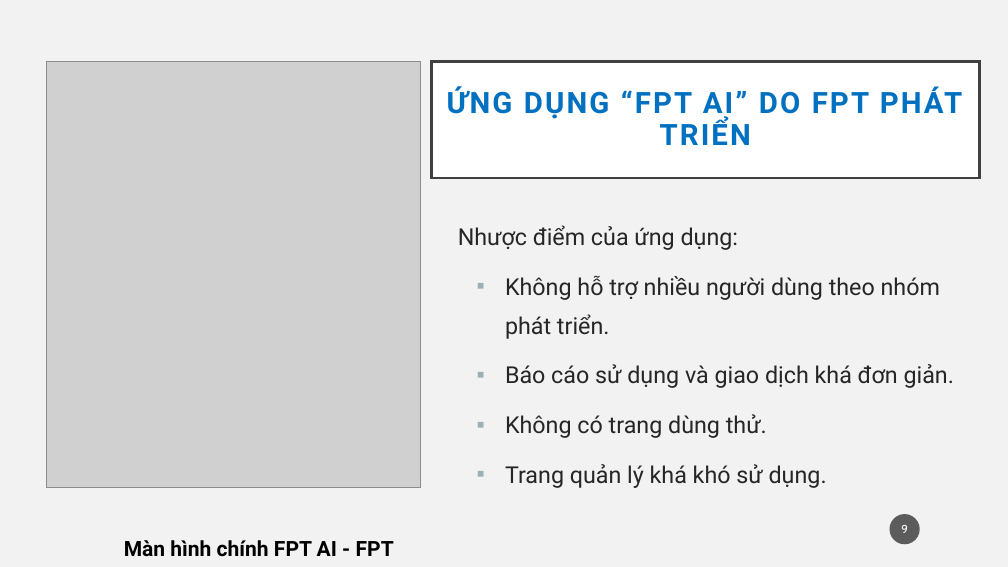
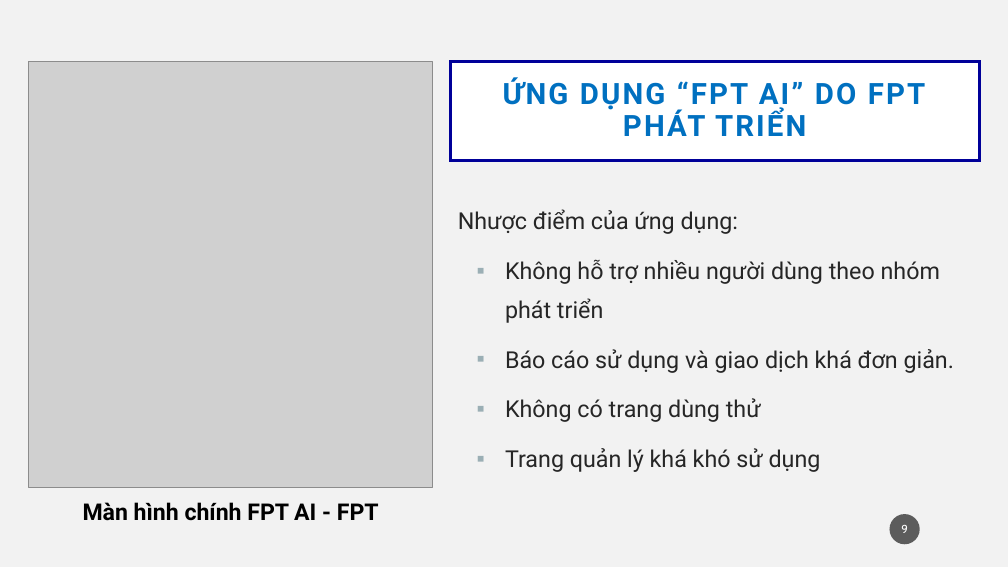
Before and after one commit to thanhtinhpas1/ViSpeech, a slide deck: slide 9 of src/release/public/documents/slide_kltn_06_19_20.pptx. Drawn at 1008x567 pixels with LibreOffice and Linux fonts; fonts in the diff are those of the drawing; grey boxes stand for pictures. Boxes give left, top, right and bottom in pixels: in the first picture for what was removed or moved away, otherwise in the second. Text is boxed around its words. In the diff, an @@ line names an element or a change of style, - is before the commit and + after.

```diff
--- a/src/release/public/documents/slide_kltn_06_19_20.pptx
+++ b/src/release/public/documents/slide_kltn_06_19_20.pptx
@@ picture: place and size @@
-picture at (46,62,420,488)
+picture at (29,62,433,488)
@@ title "ỨNG DỤNG “FPT AI” DO ...": place and size @@
-title "ỨNG DỤNG “FPT AI” DO ..." at (432,62,980,178)
+title "ỨNG DỤNG “FPT AI” DO ..." at (451,62,980,160)
@@ title "ỨNG DỤNG “FPT AI” DO ..." at (451,62,980,160): outline #404040 2.5 pt to #000099 2.5 pt @@
@@ text "Nhược điểm của ứng dụng:": place and size @@
-text "Nhược điểm của ứng dụng:" at (458,225,954,488)
+text "Nhược điểm của ứng dụng:" at (458,209,954,472)
@@ text at (505,259,940,323): text changed @@
-▪ Không hỗ trợ nhiều người dùng theo nhóm phát triển.
+▪ Không hỗ trợ nhiều người dùng theo nhóm phát triển
@@ text at (505,398,821,472): text changed @@
-▪ Không có trang dùng thử.
-▪ Trang quản lý khá khó sử dụng.
+▪ Không có trang dùng thử
+▪ Trang quản lý khá khó sử dụng
@@ text "Màn hình chính FPT AI ...": place and size @@
-text "Màn hình chính FPT AI ..." at (124,540,394,557)
+text "Màn hình chính FPT AI ..." at (83,502,379,521)
@@ text "Màn hình chính FPT AI ..." at (83,502,379,521): size 20 to 22 pt @@
```
Also in this commit, not shown: 15 other slides changed, 3 other files.
